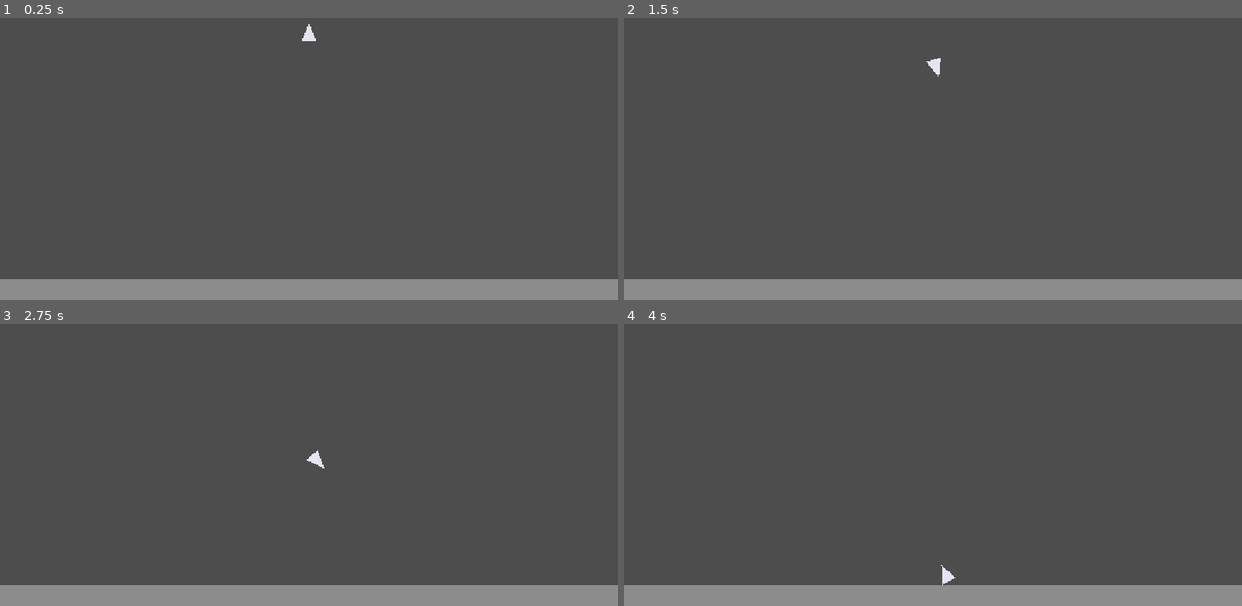
Above: before the commit, frames 1-4 (two rows, left to right).
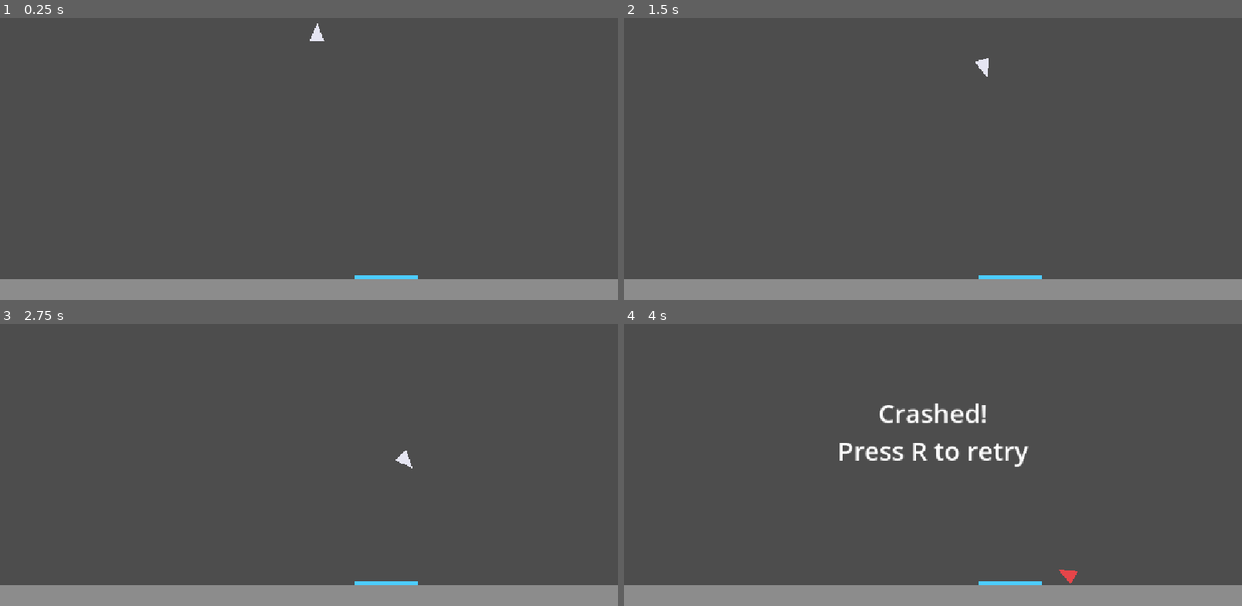
Above: after the commit, the same moments.

Repository: pkopczynski/lunar-lander
Game: Godot game, scene res://main.tscn
Same seed, same stepped clock (60 frames per second), same inputs: the game is played once before the commit and once after it.
Inputs:
- Up to frame 1 (0.25 s): no input
- Up to frame 2 (1.5 s): hold Right (ui_right) from 0.53 s (still down); tap Up (ui_up) at 0.77 s
- Up to frame 3 (2.75 s): tap Up (ui_up) at 1.52 s; release Right (ui_right) at 2.03 s; hold Left (ui_left) from 2.03 s (still down)
- Up to frame 4 (4 s): release Left (ui_left) at 2.78 s; hold Right (ui_right) from 2.78 s (still down); tap Up (ui_up) at 3.02, 3.77 s

The runs differ from the first frame. In frame 1, 0.3% of the frame differs, in the area x 48-68%, y 1-93%; in frame 2, 0.3%; in frame 3, 0.3%; in frame 4, 1.6%, in the area x 34-74%, y 27-93%.

Commit message:
feat: add landing logic & win and loose conditions

Diff:
--- a/lander.gd
+++ b/lander.gd
@@ -3,9 +3,37 @@
 const GRAVITY := 60.0
 const THRUST := 150.0
 const ROTATION_SPEED := 3.0
-const GROUND_FRICTION := 200.0
+const START_DRIFT := 60.0
+
+const MAX_LANDING_VERTICAL_SPEED := 50.0
+const MAX_LANDING_HORIZONTAL_SPEED := 25.0
+const MAX_LANDING_ANGLE_DEG := 15.0
+
+const PAD_CENTER_X := 720.0
+const PAD_WIDTH := 120.0
+const PAD_HEIGHT := 6.0
+
+const LANDED_COLOR := Color(0.3, 1.0, 0.4)
+const CRASHED_COLOR := Color(1.0, 0.3, 0.3)
 
 @onready var flame: Polygon2D = $Flame
+@onready var pad: Polygon2D = $"../Ground/Pad"
+@onready var message: Label = $"../UI/Message"
+
+
+func _ready() -> void:
+	velocity.x = START_DRIFT
+	var half := PAD_WIDTH / 2.0
+	pad.position.x = PAD_CENTER_X - pad.get_parent().position.x
+	pad.polygon = PackedVector2Array([
+		Vector2(-half, -PAD_HEIGHT), Vector2(half, -PAD_HEIGHT),
+		Vector2(half, 0), Vector2(-half, 0),
+	])
+
+
+func _unhandled_input(event: InputEvent) -> void:
+	if event.is_action_pressed("restart"):
+		get_tree().reload_current_scene()
 
 
 func _physics_process(delta: float) -> void:
@@ -18,7 +46,32 @@
 		velocity += Vector2.UP.rotated(rotation) * THRUST * delta
 	flame.visible = thrusting
 
-	if is_on_floor():
-		velocity.x = move_toward(velocity.x, 0.0, GROUND_FRICTION * delta)
+	# move_and_slide() cancels velocity into the ground, so keep the impact velocity.
+	var impact_velocity := velocity
+	move_and_slide()
 
-	move_and_slide()
+	if get_slide_collision_count() > 0:
+		finish(is_safe_landing(impact_velocity))
+		return
+
+	var screen := get_viewport_rect()
+	if position.x < screen.position.x or position.x > screen.end.x or position.y > screen.end.y:
+		finish(false)
+
+
+func is_safe_landing(impact_velocity: Vector2) -> bool:
+	# angle_difference() wraps to [-PI, PI], so e.g. 350° counts as 10° from upright.
+	var tilt := absf(angle_difference(0.0, rotation))
+	var on_pad := absf(position.x - PAD_CENTER_X) <= PAD_WIDTH / 2.0
+	return impact_velocity.y <= MAX_LANDING_VERTICAL_SPEED \
+		and absf(impact_velocity.x) <= MAX_LANDING_HORIZONTAL_SPEED \
+		and tilt <= deg_to_rad(MAX_LANDING_ANGLE_DEG) \
+		and on_pad
+
+
+func finish(landed: bool) -> void:
+	set_physics_process(false)
+	flame.visible = false
+	modulate = LANDED_COLOR if landed else CRASHED_COLOR
+	message.text = ("Landed!" if landed else "Crashed!") + "\nPress R to retry"
+	message.visible = true
--- a/main.tscn
+++ b/main.tscn
@@ -17,6 +17,10 @@
 [node name="CollisionShape2D" type="CollisionShape2D" parent="Ground"]
 shape = SubResource("RectangleShape2D_ground")
 
+[node name="Pad" type="Polygon2D" parent="Ground"]
+position = Vector2(144, -20)
+color = Color(0.3, 0.8, 1, 1)
+
 [node name="Lander" type="CharacterBody2D" parent="."]
 position = Vector2(576, 150)
 script = ExtResource("1_lander")
@@ -32,3 +36,16 @@
 
 [node name="CollisionPolygon2D" type="CollisionPolygon2D" parent="Lander"]
 polygon = PackedVector2Array(0, -20, 14, 14, -14, 14)
+
+[node name="UI" type="CanvasLayer" parent="."]
+
+[node name="Message" type="Label" parent="UI"]
+visible = false
+anchors_preset = 15
+anchor_right = 1.0
+anchor_bottom = 1.0
+grow_horizontal = 2
+grow_vertical = 2
+theme_override_font_sizes/font_size = 48
+horizontal_alignment = 1
+vertical_alignment = 1
--- a/project.godot
+++ b/project.godot
@@ -29,3 +29,11 @@
 rendering_device/driver.windows="d3d12"
 renderer/rendering_method="gl_compatibility"
 renderer/rendering_method.mobile="gl_compatibility"
+
+[input]
+
+restart={
+"deadzone": 0.2,
+"events": [Object(InputEventKey,"resource_local_to_scene":false,"resource_name":"","device":-1,"window_id":0,"alt_pressed":false,"shift_pressed":false,"ctrl_pressed":false,"meta_pressed":false,"pressed":false,"keycode":0,"physical_keycode":82,"key_label":0,"unicode":114,"location":0,"echo":false,"script":null)
+]
+}
